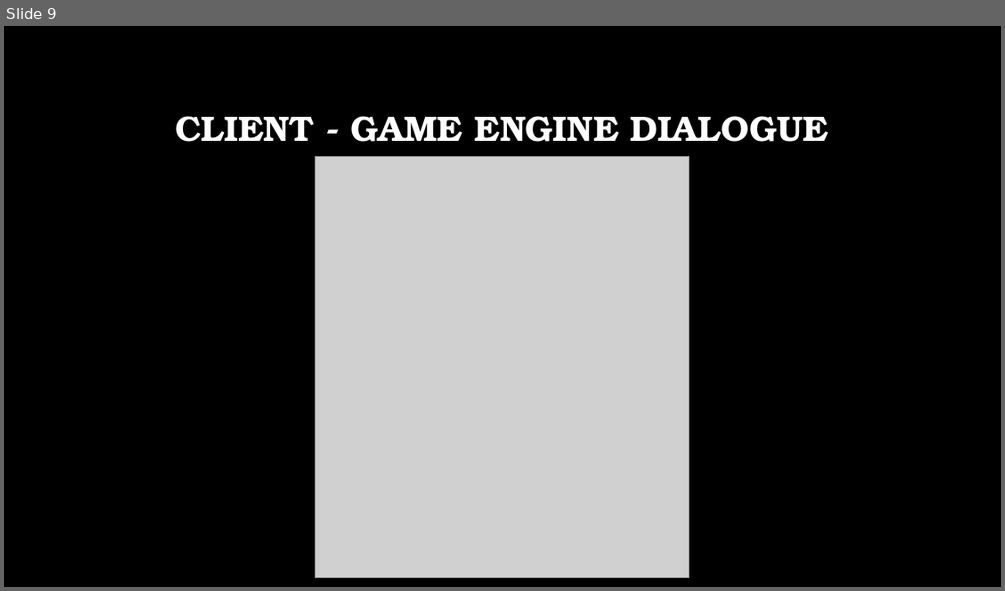
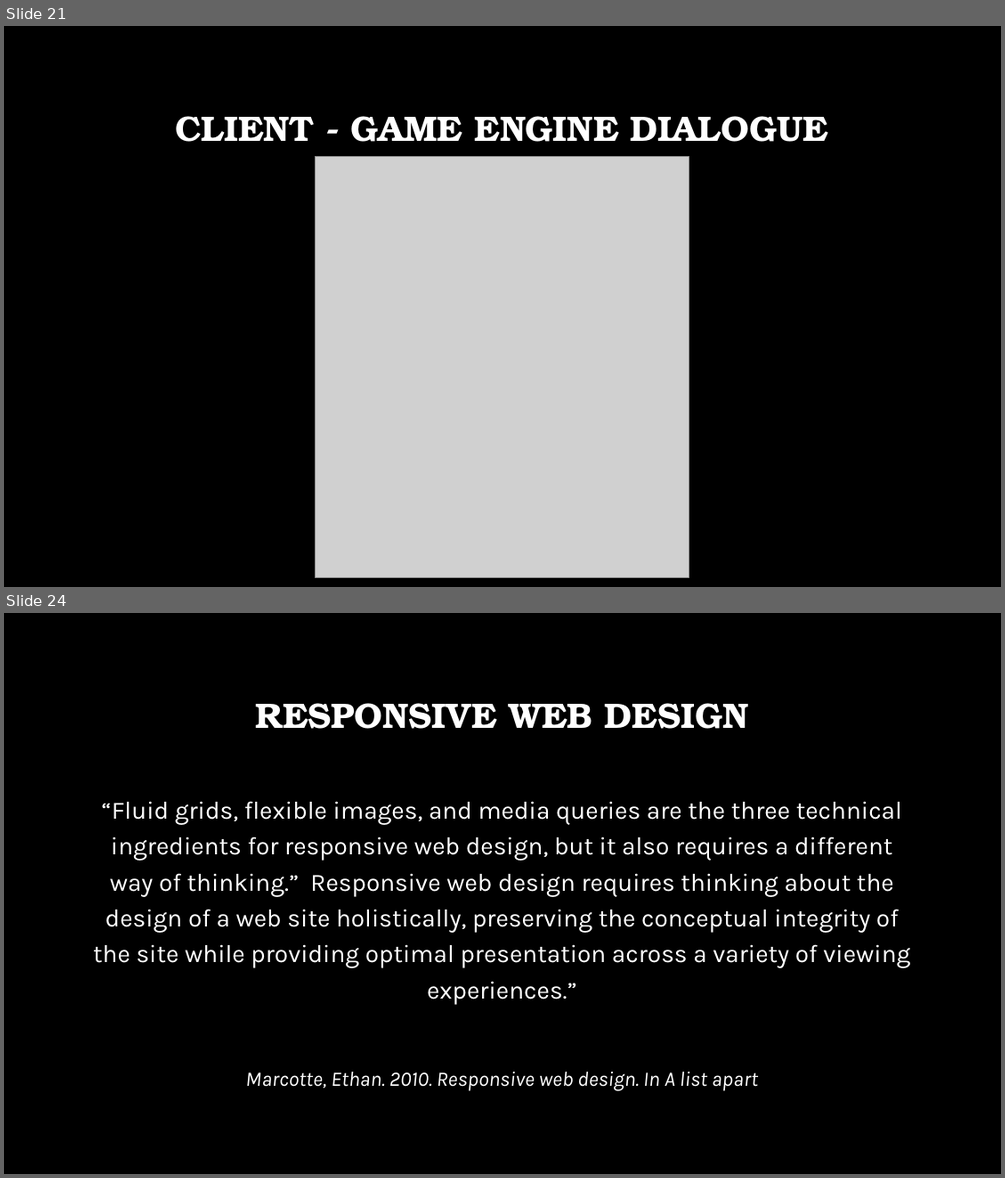
Before and after one commit to DragonRider0o0/CS-4670-Project, a slide deck: CS 4670 – Final Project.pptx. Shown one above the other, each under a label of ours: slide 9 before the commit, slides 21 and 24 after it; the slides between them are not shown. The pictures are 1005x591 and 1005x1178 pixels, drawn with LibreOffice and Linux fonts; fonts in the diff are those of the drawing; grey boxes stand for pictures; background and template pictures are left out. Boxes give left, top, right and bottom in pixels: in the first picture for what was removed or moved away, otherwise in the second. Text is boxed around its words. In the diff, an @@ line names an element or a change of style, - is before the commit and + after.

```diff
--- a/CS 4670 – Final Project.pptx
+++ b/CS 4670 – Final Project.pptx
@@ slide 24 added at [4,613,1001,1174], background picture (left out) @@
@@ title added at [255,703,749,729], 34 pt, text #FFFFFF, bold @@
+RESPONSIVE WEB DESIGN
@@ text added at [93,801,910,1090], 24 pt, text #FFFFFF @@
+“Fluid grids, flexible images, and media queries are the three technical ingredients for responsive web design, but it also requires a different way of thinking.” Responsive web design requires thinking about the design of a web site holistically, preserving the conceptual integrity of the site while providing optimal presentation across a variety of viewing experiences.”
+Marcotte, Ethan. 2010. Responsive web design. In A list apart
@@ what was slide 9 is now slide 21 @@
```
Also in this commit, not shown: 4 slides changed, 14 other slides added, 6 other files.
